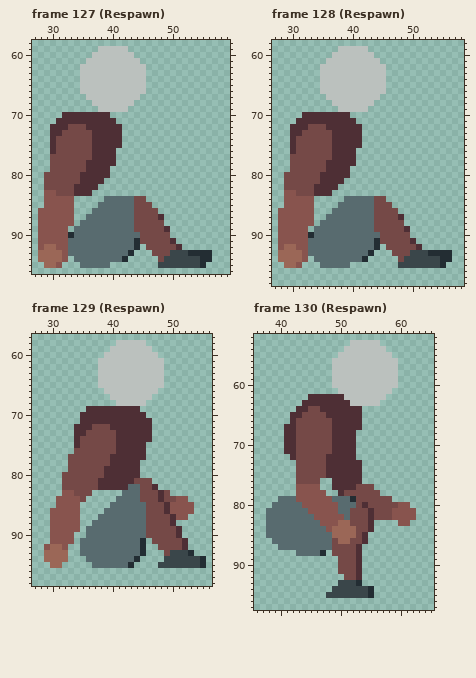
A pixel-art file gets an edit: Personal_Roberto/ASEPRITE/1. Liora/Liora.aseprite. The picture above was drawn from the file before the commit.
128x128 pixels, 198 frames. Shown: frame 127 (Respawn): x 27..59, y 58..96; frame 128 (Respawn): x 27..58, y 58..98; frame 129 (Respawn): x 27..56, y 57..98; frame 130 (Respawn): x 36..65, y 52..97. The commit also changed other frames, which this record leaves out.
After:
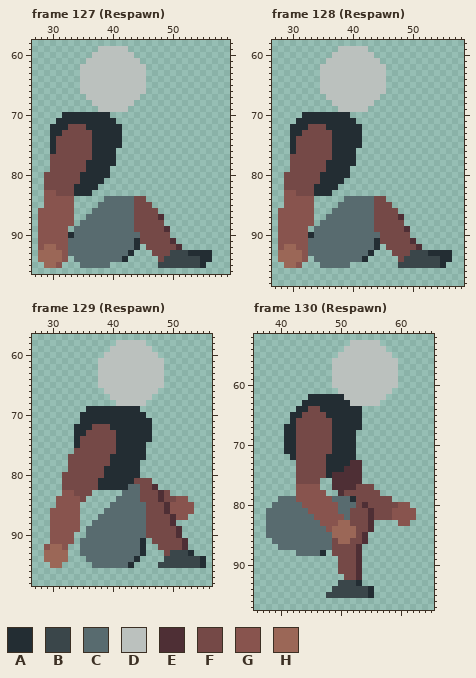
Palette (. is transparent): A #232d33  B #3a464a  C #586b6f  D #bbc1be  E #4e2f35  F #754947  G #88544e  H #9b6757
What changed:
--- frame 127 (Respawn), layer "Liora"
@@ x 28..43 @@
 69 ..........DDDDD.
-70 ....EEEEEEEE....
-71 ...EEEEEEEEEE...
-72 ..EEEFFFEEEEEE..
-73 ..EEFFFFFEEEEE..
-74 ..EFFFFFFEEEEE..
-75 ..EFFFFFFEEEEE..
-76 ..EFFFFFFEEEE...
-77 ..FFFFFFFEEEE...
-78 ..FFFFFFEEEEE...
-79 ..FFFFFFEEEE....
-80 .FFFFFFEEEEE....
-81 .FFFFFFEEEE.....
-82 .FFFFFEEEE......
-83 .GGFFFEEE.......
+70 ....AAAAAAAA....
+71 ...AAAAAAAAAA...
+72 ..AAAFFFAAAAAA..
+73 ..AAFFFFFAAAAA..
+74 ..AFFFFFFAAAAA..
+75 ..AFFFFFFAAAAA..
+76 ..AFFFFFFAAAA...
+77 ..FFFFFFFAAAA...
+78 ..FFFFFFAAAAA...
+79 ..FFFFFFAAAA....
+80 .FFFFFFAAAAA....
+81 .FFFFFFAAAA.....
+82 .FFFFFAAAA......
+83 .GGFFFAAA.......
 84 .GGGGG.....CCCCC
--- frame 128 (Respawn), layer "Liora": the same change as frame 127 (Respawn)
--- frame 129 (Respawn), layer "Liora"
@@ x 32..48 @@
 68 .........DDDDD...
-69 ....EEEEEEEEE....
-70 ...EEEEEEEEEEE...
-71 ...EEEEEEEEEEEE..
-72 ..EEEFFFEEEEEEE..
-73 ..EEFFFFFEEEEEE..
-74 ..EFFFFFFEEEEEE..
-75 ..EFFFFFFEEEEE...
-76 ..FFFFFFFEEEEE...
-77 .FFFFFFFEEEEEE...
-78 .FFFFFFFEEEEE....
-79 .FFFFFFEEEEEE....
-80 FFFFFFFEEEEEE....
-81 FFFFFFEEEEEEFFF..
-82 FFFFFFEEEEECCFFE.
+69 ....AAAAAAAAA....
+70 ...AAAAAAAAAAA...
+71 ...AAAAAAAAAAAA..
+72 ..AAAFFFAAAAAAA..
+73 ..AAFFFFFAAAAAA..
+74 ..AFFFFFFAAAAAA..
+75 ..AFFFFFFAAAAA...
+76 ..FFFFFFFAAAAA...
+77 .FFFFFFFAAAAAA...
+78 .FFFFFFFAAAAA....
+79 .FFFFFFAAAAAA....
+80 FFFFFFFAAAAAA....
+81 FFFFFFAAAAAAFFF..
+82 FFFFFFAAAAACCFFE.
 83 GGFFF.....CCCFFFE
--- frame 130 (Respawn), layer "Liora"
@@ x 39..55 @@
 61 ...........DDDDDD
-62 ......EEEEEEDDDDD
-63 .....EEEEEEEEDDDD
-64 ....EEFFEEEEEEE..
-65 ...EEFFFFEEEEEE..
-66 ...EFFFFFFEEEEE..
-67 ..EEFFFFFFEEEEE..
-68 ..EEFFFFFFEEEE...
-69 ..EEFFFFFFEEEE...
-70 ..EEFFFFFFEEEE...
-71 ..EEFFFFFFEEEE...
-72 ...EFFFFFEEEEE...
-73 ....FFFFFEEEEEE..
-74 ....FFFFFEEEEEE..
-75 ....FFFFFEEEEEE..
+62 ......AAAAAADDDDD
+63 .....AAAAAAAADDDD
+64 ....AAFFAAAAAAA..
+65 ...AAFFFFAAAAAA..
+66 ...AFFFFFFAAAAA..
+67 ..AAFFFFFFAAAAA..
+68 ..AAFFFFFFAAAA...
+69 ..AAFFFFFFAAAA...
+70 ..AAFFFFFFAAAA...
+71 ..AAFFFFFFAAAA...
+72 ...AFFFFFAAAAA...
+73 ....FFFFFAAAAEE..
+74 ....FFFFFAAAEEE..
+75 ....FFFFFAEEEEE..
 76 ....FFFF..EEEEE..
